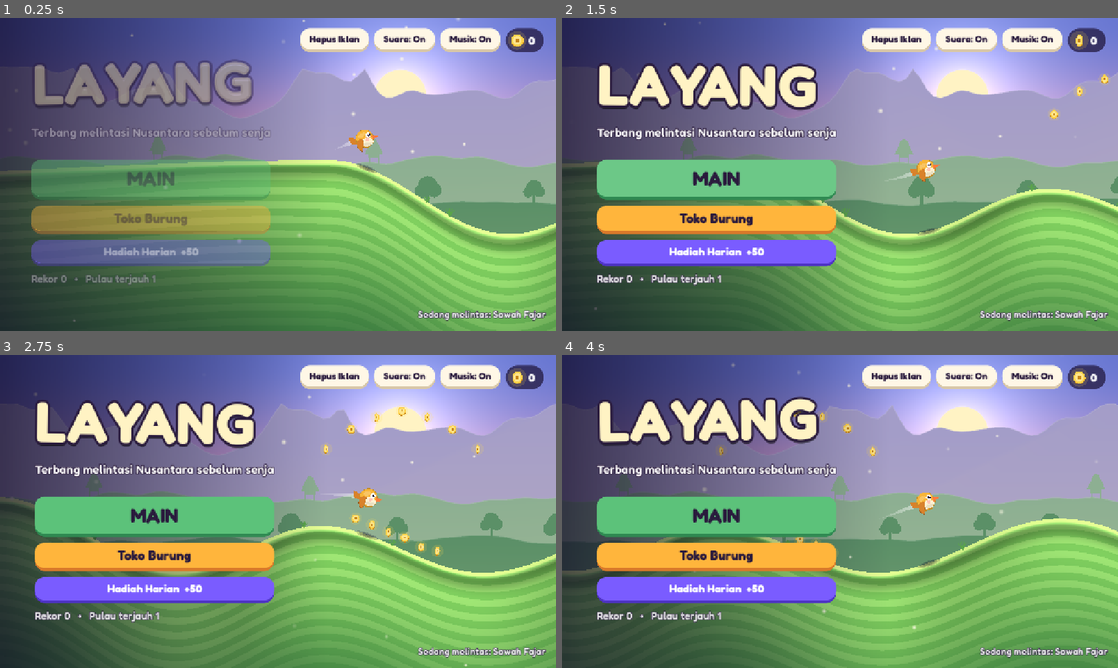
Above: before the commit, frames 1-4 (two rows, left to right).
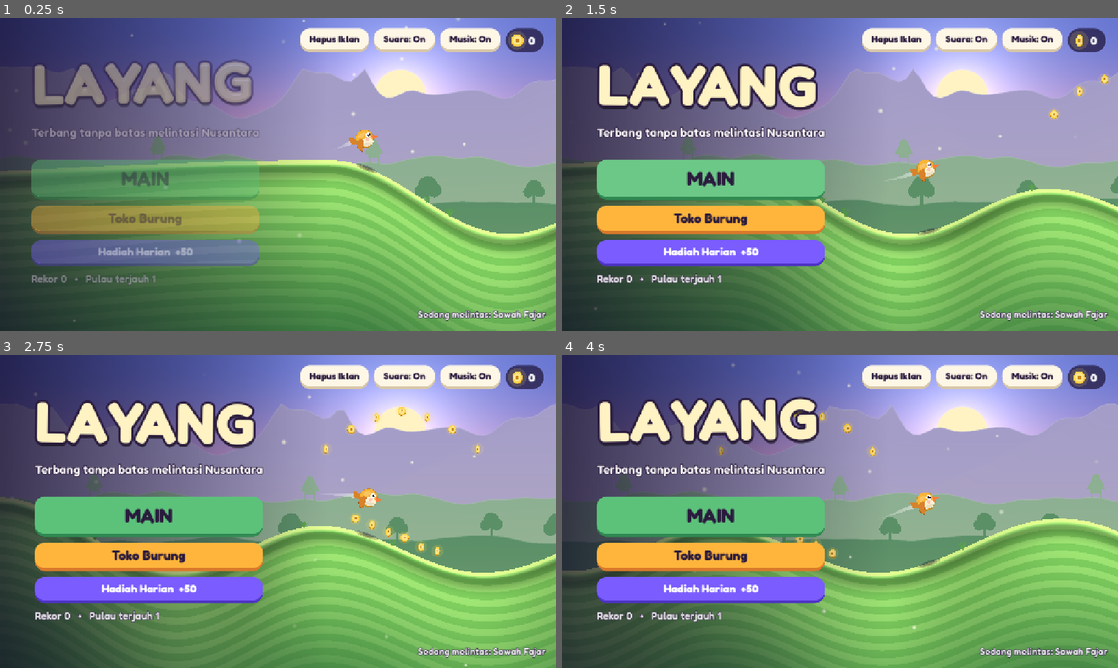
Above: after the commit, the same moments.

Repository: lutfidev/layang
Game: Godot game, scene res://scenes/main_menu.tscn
Two runs of this game, one before a commit and one after it. Both use one fixed random seed, a clock stepped at 60 frames per second and the inputs below.
Inputs (mouse positions are in pixels of both pictures, inside the frame that each line leads up to):
- Up to frame 1 (0.25 s): no input
- Up to frame 2 (1.5 s): move the mouse to (962, 158) at 0.52 s; hold Up 0.53-1.28 s; hold Space (fly) 0.53-1.28 s; click (962, 158) at 0.67 s; move the mouse to (728, 190) at 1.27 s; tap Space (fly) at 1.35 s
- Up to frame 3 (2.75 s): move the mouse to (333, 442) at 2.02 s; hold Up from 2.03 s (still down); hold Space (fly) from 2.03 s (still down)
- Up to frame 4 (4 s): move the mouse to (812, 574) at 2.77 s; release Space (fly) at 2.78 s; tap Space (fly) at 2.85 s; click (812, 574) at 2.92 s; move the mouse to (1006, 558) at 3.52 s; release Up at 3.53 s; hold Space (fly) from 3.53 s (still down)

The runs differ from the first frame. In frame 1, 1.4% of the frame differs, in the area x 14-49%, y 34-80%; in frame 2, 2.3%, in the area x 15-50%, y 34-80%; in frame 3, 2.3%; in frame 4, 2.3%.

Commit message:
docs: endless run notes, --die dev flag, plan status

Diff:
--- a/scripts/ui/game.gd
+++ b/scripts/ui/game.gd
@@ -99,6 +99,9 @@
 		_check_high_flight()
 		if Game.dev.has("sim") and run_time >= float(Game.dev.get("sim-max", SIM_MAX)):
 			_finish("batas")
+			return
+		if Game.dev.has("die") and run_time >= 2.0:   # dev: show the lose screen for this cause
+			_finish(str(Game.dev["die"]))
 			return
 		if fever_t > 0.0:
 			fever_t -= delta
--- a/scripts/ui/main_menu.gd
+++ b/scripts/ui/main_menu.gd
@@ -54,7 +54,7 @@
 	logo.add_theme_color_override("font_shadow_color", Color(0, 0, 0, 0.35))
 	logo.add_theme_constant_override("shadow_offset_y", 8)
 	col.add_child(logo)
-	var tag := UIKit.label("Terbang melintasi Nusantara sebelum senja", 28, Color.WHITE, false, 8)
+	var tag := UIKit.label("Terbang tanpa batas melintasi Nusantara", 28, Color.WHITE, false, 8)
 	col.add_child(tag)
 	var gap := Control.new()
 	gap.custom_minimum_size = Vector2(0, 18)
Not shown, changed: CLAUDE.md
Not shown, changed: docs/superpowers/plans/2026-11-24-tanpa-timer.md
